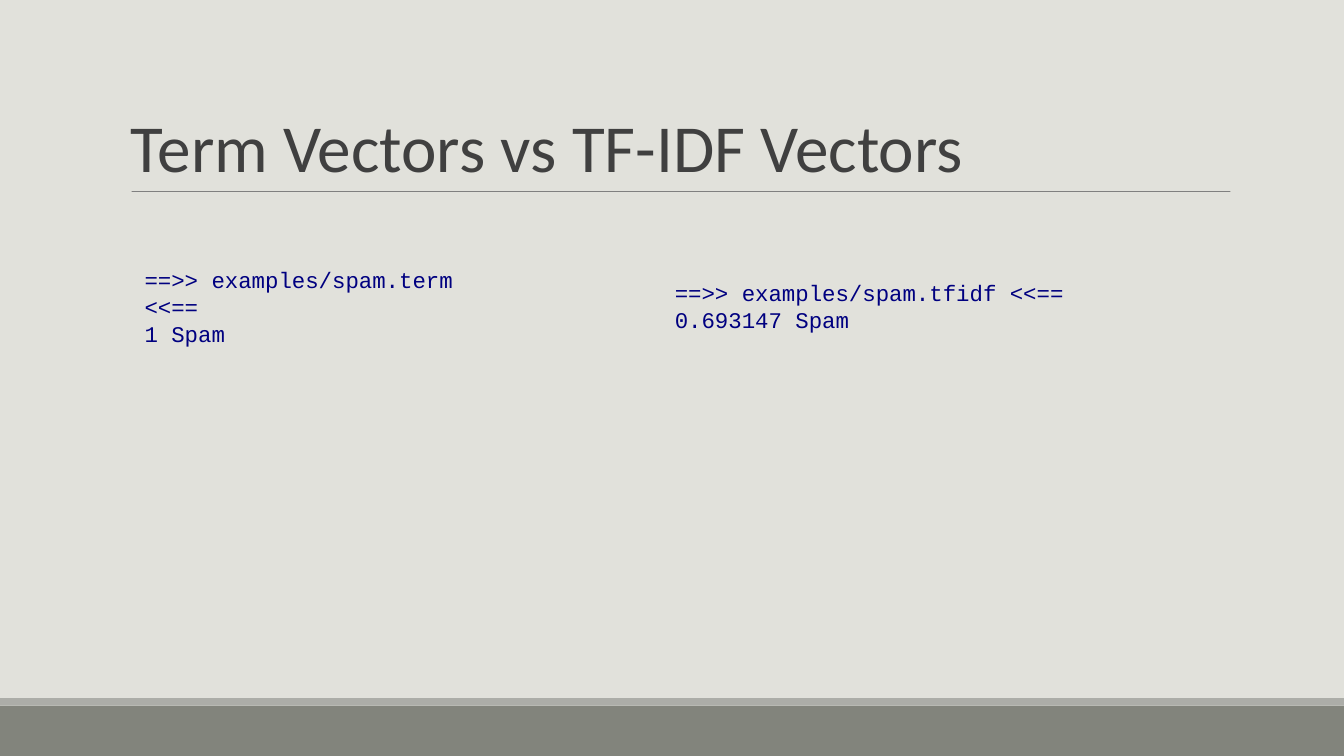
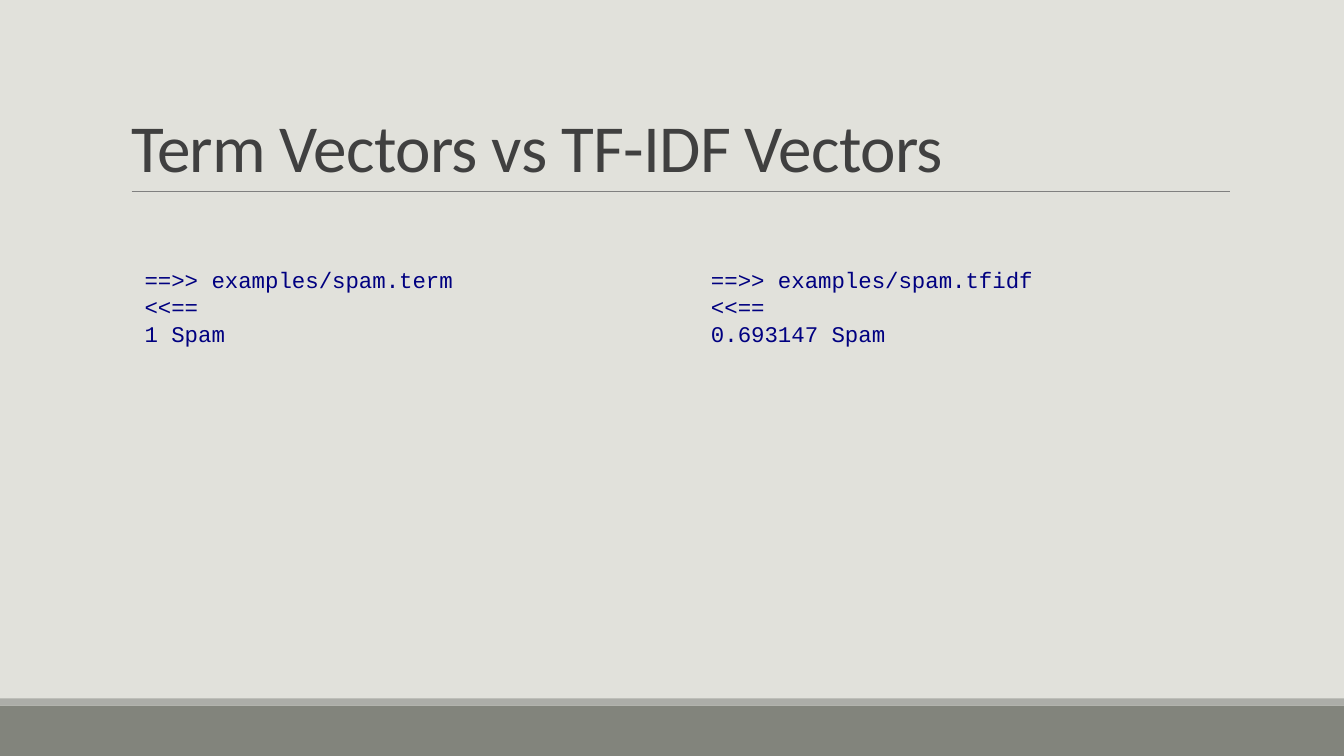
Before and after one commit to bmtober/ec4747-alt, a slide deck: slide 28 of presentation/EC4747Presentation.pptx (slide 24 before the commit). Drawn at 1344x756 pixels with LibreOffice and Linux fonts; fonts in the diff are those of the drawing. Boxes give left, top, right and bottom in pixels: in the first picture for what was removed or moved away, otherwise in the second. Text is boxed around its words. In the diff, an @@ line names an element or a change of style, - is before the commit and + after.

```diff
--- a/presentation/EC4747Presentation.pptx
+++ b/presentation/EC4747Presentation.pptx
@@ title "Term Vectors vs TF-IDF Vectors" at (x1=131, y1=129, x2=943, y2=173): letter spacing 0 to -0.5 pt @@
@@ text "==>> examples/spam.tfidf <<==" rewrapped from (x1=675, y1=285, x2=997, y2=333) to (x1=711, y1=272, x2=1033, y2=347) @@
```
Also in this commit, not shown: 32 other slides changed, 8 slides added, 7 slides removed, 1 other file.
